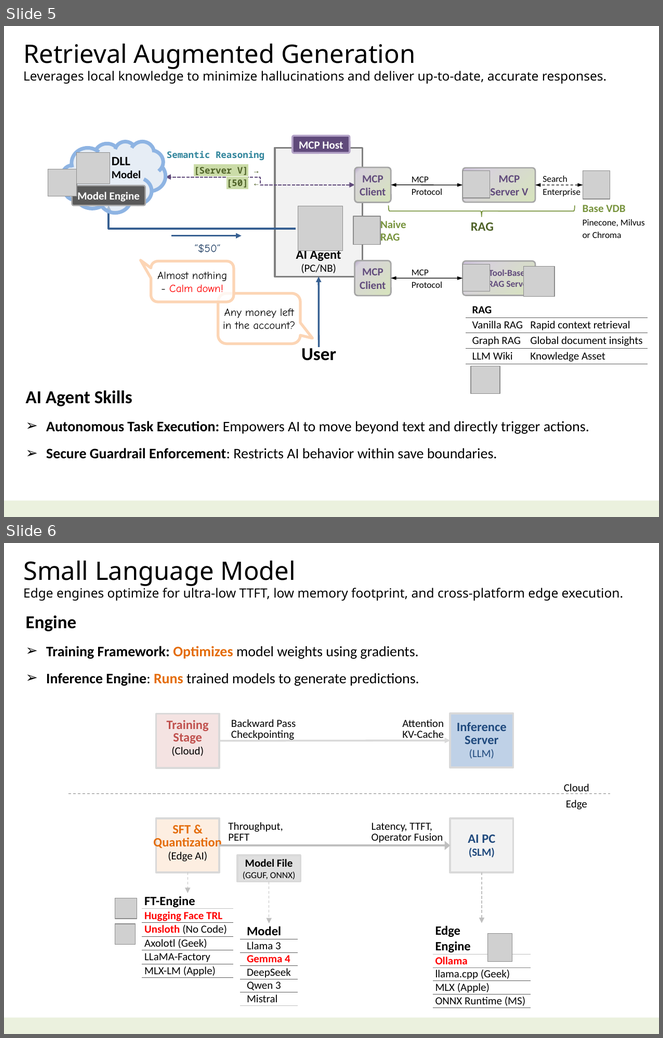
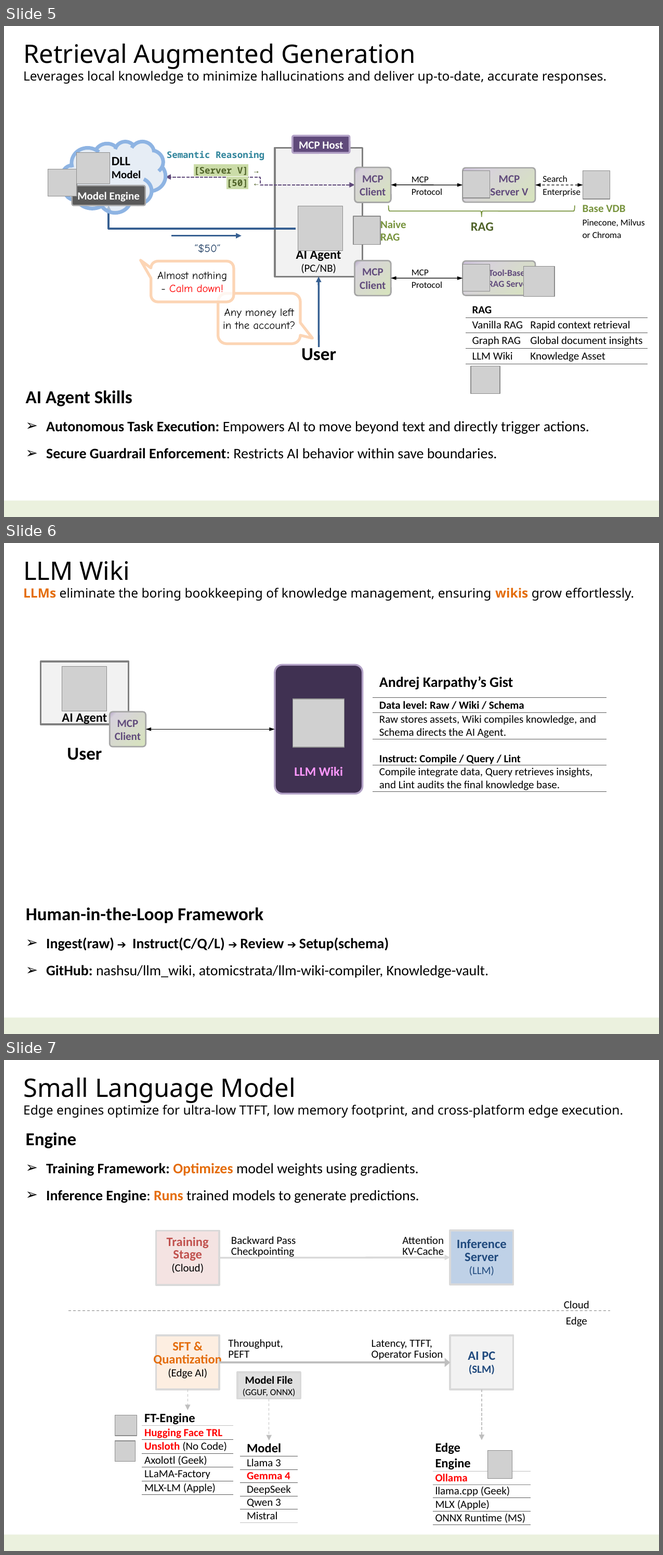
Before and after one commit to navibator/crazy-ai, a slide deck: ai-gemma.pptx. Shown one above the other, each under a label of ours: slides 5 and 6 before the commit, slides 5, 6 and 7 after it. The pictures are 663x1038 and 663x1555 pixels, drawn with LibreOffice and Linux fonts; fonts in the diff are those of the drawing; grey boxes stand for pictures. Boxes give left, top, right and bottom in pixels: in the first picture for what was removed or moved away, otherwise in the second. Text is boxed around its words. In the diff, an @@ line names an element or a change of style, - is before the commit and + after.

Commit message:
LLM wiki

```diff
--- a/ai-gemma.pptx
+++ b/ai-gemma.pptx
@@ slide 6 added at (4, 543, 659, 1034), background #FFFFFF; not listed: 1 template element that a slide beside it also shows @@
@@ text added at (23, 560, 635, 601), 14 pt, text #000000 @@
+LLM Wiki
+LLMs eliminate the boring bookkeeping of knowledge management, ensuring wikis grow effortlessly.
@@ rectangle added at (41, 662, 128, 724), fill #F2F2F2, outline #808080 2 pt, 14 pt, text #000000, bold @@
+AI Agent
@@ picture added at (62, 667, 107, 711) @@
@@ rounded rectangle added at (274, 665, 362, 794), fill #403152, outline #B3A2C7 2 pt, 14 pt, text #FF99FF, bold @@
+LLM Wiki
@@ table added at (373, 667, 607, 794), 5 rows, 1 columns @@
+Andrej Karpathy’s Gist
+Data level: Raw / Wiki / Schema
+Raw stores assets, Wiki compiles knowledge, and Schema directs the AI Agent.
+Instruct: Compile / Query / Lint
+Compile integrate data, Query retrieves insights, and Lint audits the final knowledge base.
@@ rounded rectangle added at (110, 712, 145, 747), fill gradient #D7E4BD to #D7D2DB to #B3A2C7, outline #A6A6A6 1.5 pt, 12 pt, text #604A7B, bold @@
+MCP
+Client
@@ picture added at (293, 699, 345, 747) @@
@@ double arrow added from (274, 729) to (146, 729), #000000 0.75 pt @@
@@ text added at (67, 748, 102, 760), 20 pt, text #000000, bold @@
+User
@@ text added at (26, 908, 489, 978), 16 pt, text #000000, bold @@
+Human-in-the-Loop Framework
+➢ Ingest(raw) ➔ Instruct(C/Q/L) ➔ Review ➔ Setup(schema)
+➢ GitHub: nashsu/llm_wiki, atomicstrata/llm-wiki-compiler, Knowledge-vault.
@@ what was slide 6 is now slide 7 @@
```
Also in this commit, not shown: 1 other file.
